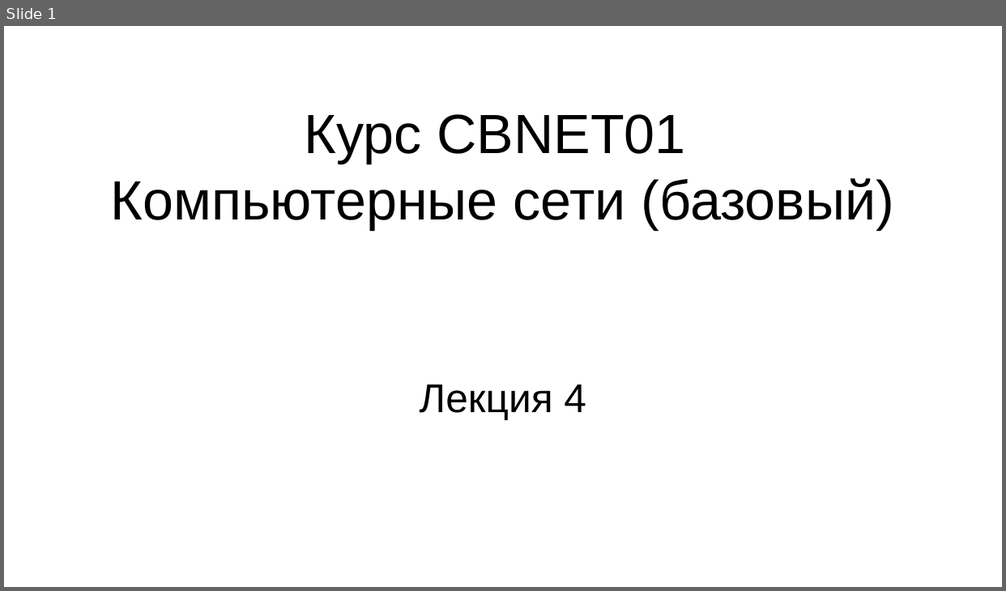
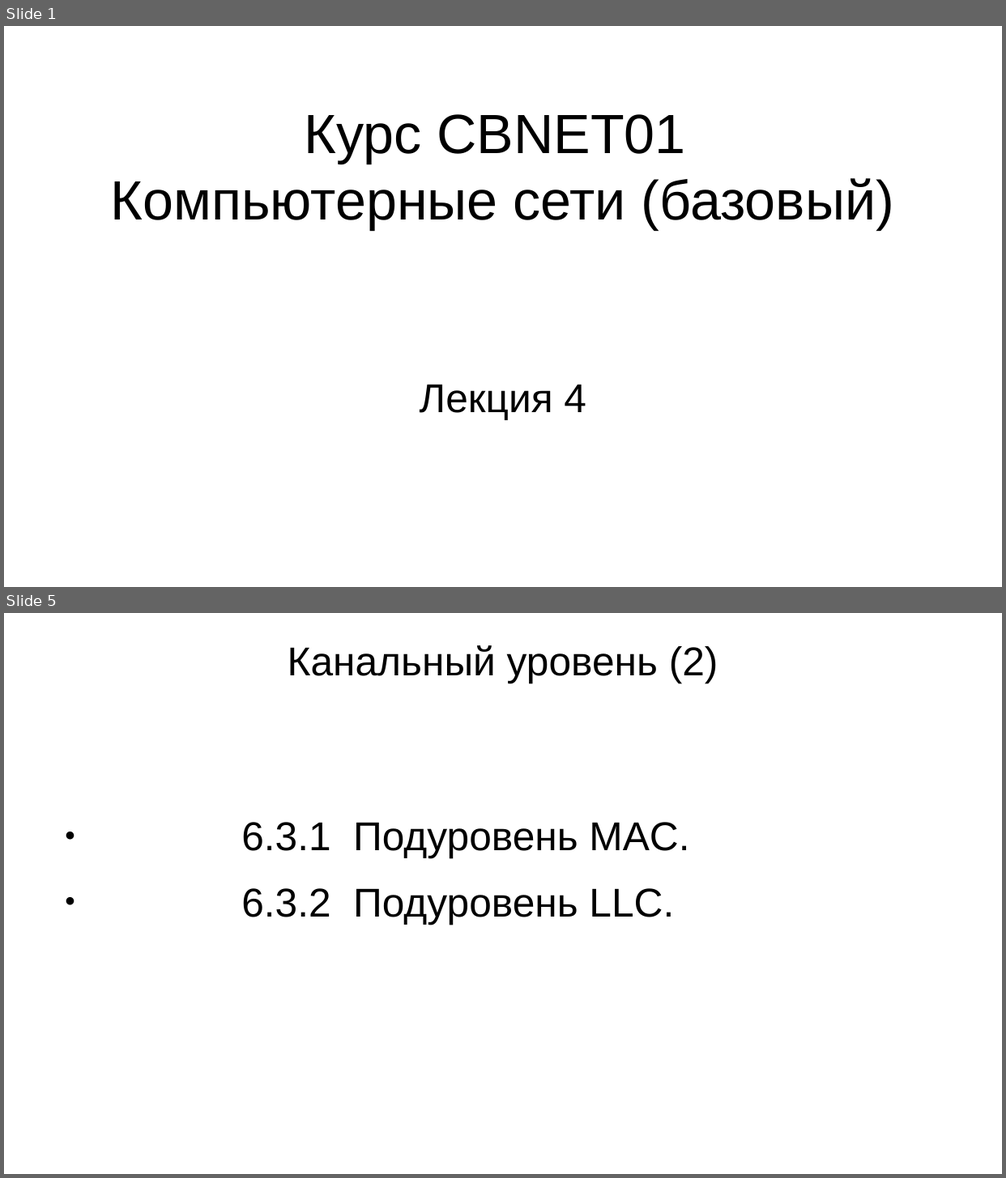
Before and after one commit to steelcraft/stud-lab, a slide deck: Лекции/CBNET01#L4.odp. Shown one above the other, each under a label of ours: slide 1 before the commit, slides 1 and 5 after it; the slides between them are not shown. The pictures are 1006x591 and 1006x1178 pixels, drawn with LibreOffice and Linux fonts; fonts in the diff are those of the drawing. Boxes give left, top, right and bottom in pixels: in the first picture for what was removed or moved away, otherwise in the second. Text is boxed around its words. In the diff, an @@ line names an element or a change of style, - is before the commit and + after.

```diff
--- a/Лекции/CBNET01#L4.odp
+++ b/Лекции/CBNET01#L4.odp
@@ slide 5 added at bbox=[4, 613, 1002, 1174], background #FFFFFF @@
@@ title added at bbox=[288, 645, 718, 683], 32 pt, text #000000 @@
+Канальный уровень (2)
@@ text added at bbox=[241, 822, 689, 924], 32 pt, text #000000 @@
+● 6.3.1 Подуровень MAC.
+● 6.3.2 Подуровень LLC.
```
Also in this commit, not shown: 6 other slides added.
